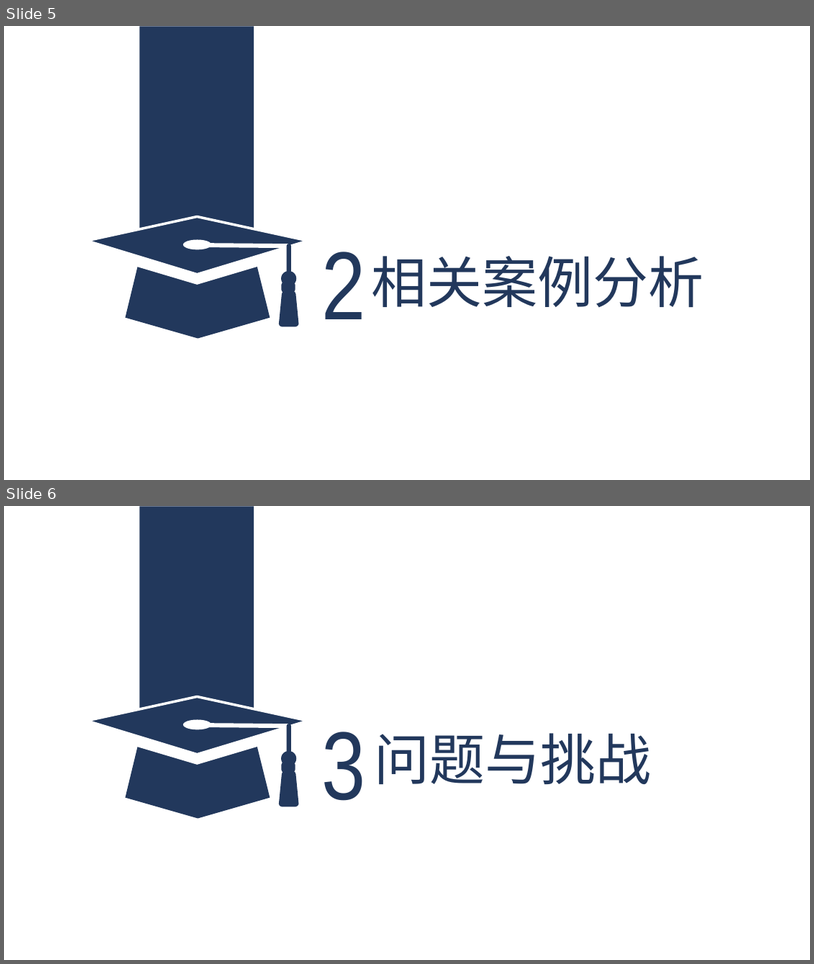
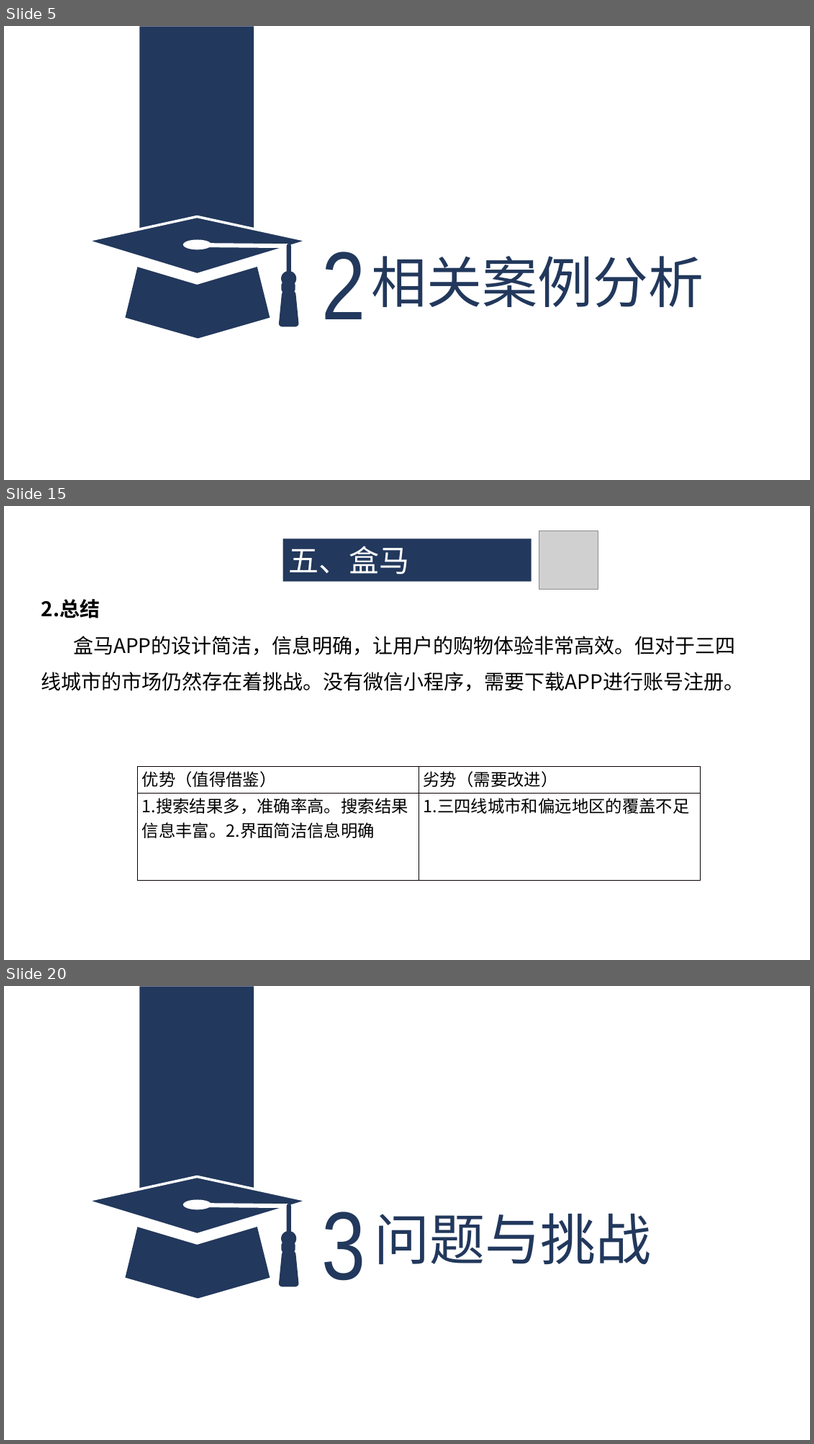
Before and after one commit to ZUCC-SRA2021-G05/Community-GB, a slide deck: 其他/软件项目管理原理与实践/软件项目管理原理与实践-主题确认/G05主题确认.pptx. Shown one above the other, each under a label of ours: slides 5 and 6 before the commit, slides 5, 15 and 20 after it; the slides between them are not shown. The pictures are 814x964 and 814x1444 pixels, drawn with LibreOffice and Linux fonts; fonts in the diff are those of the drawing; grey boxes stand for pictures. Boxes give left, top, right and bottom in pixels: in the first picture for what was removed or moved away, otherwise in the second. Text is boxed around its words. In the diff, an @@ line names an element or a change of style, - is before the commit and + after.

```diff
--- a/其他/软件项目管理原理与实践/软件项目管理原理与实践-主题确认/G05主题确认.pptx
+++ b/其他/软件项目管理原理与实践/软件项目管理原理与实践-主题确认/G05主题确认.pptx
@@ slide 15 added at [4,506,810,960], background #FFFFFF @@
@@ rectangle added at [283,538,532,582], fill #22385C, 36 pt, text #FFFFFF @@
+五、盒马
@@ picture added at [540,530,598,589] @@
@@ text added at [41,599,744,691], 24 pt, text #000000 @@
+2.总结
+盒马APP的设计简洁，信息明确，让用户的购物体验非常高效。但对于三四线城市的市场仍然存在着挑战。没有微信小程序，需要下载APP进行账号注册。
@@ table added at [138,766,700,880], 2 rows, 2 columns @@
+优势（值得借鉴） | 劣势（需要改进）
+1.搜索结果多，准确率高。搜索结果信息丰富。2.界面简洁信息明确 | 1.三四线城市和偏远地区的覆盖不足
@@ what was slide 6 is now slide 20 @@
```
Also in this commit, not shown: 13 other slides added.
